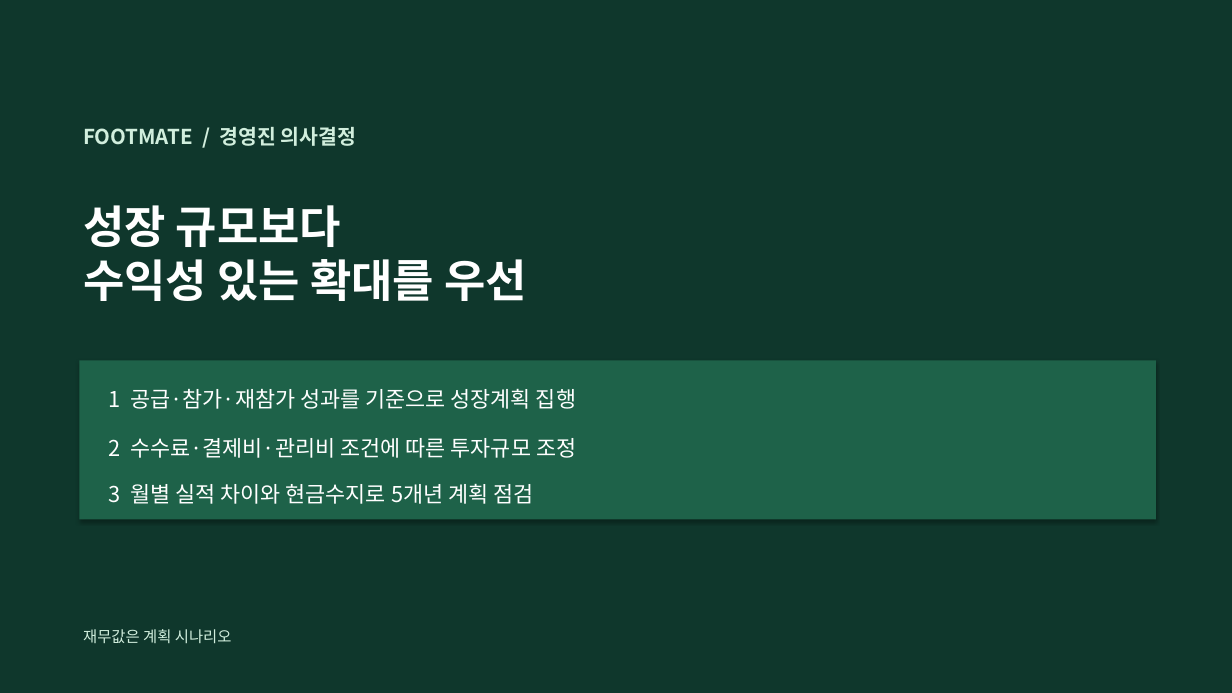
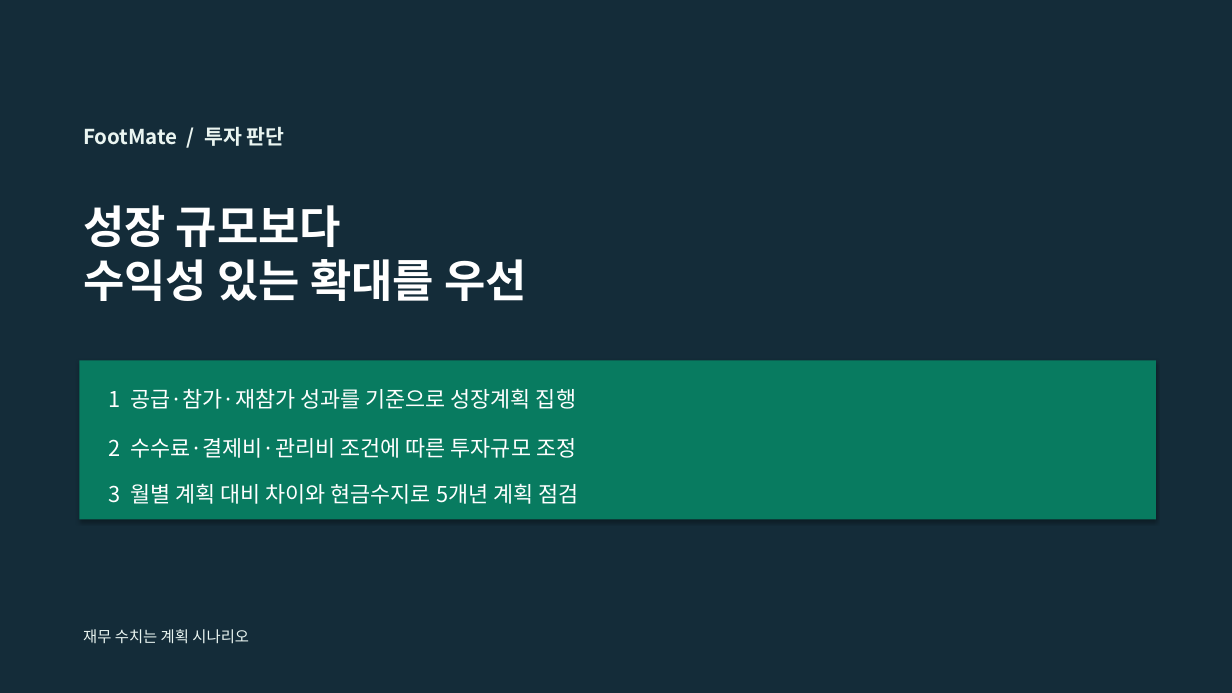
Before and after one commit to dohyunkimmm/footmate, a slide deck: slide 6 of src/case-study/downloads/footmate_5year_strategy.pptx. Drawn at 1232x693 pixels with LibreOffice and Linux fonts; fonts in the diff are those of the drawing. Boxes give left, top, right and bottom in pixels: in the first picture for what was removed or moved away, otherwise in the second. Text is boxed around its words. In the diff, an @@ line names an element or a change of style, - is before the commit and + after.

```diff
--- a/src/case-study/downloads/footmate_5year_strategy.pptx
+++ b/src/case-study/downloads/footmate_5year_strategy.pptx
@@ rectangle at [0, 0, 1232, 693]: fill #0F372C to #142C39 @@
@@ text at [83, 127, 285, 146]: text changed; text colour #D1EEDD to #EAF5F1 @@
-FOOTMATE / 경영진 의사결정
+FootMate / 투자 판단
@@ rectangle at [79, 360, 1156, 519]: fill #1E6249 to #087B60 @@
@@ text at [108, 483, 578, 504]: text changed @@
-3 월별 실적 차이와 현금수지로 5개년 계획 점검
+3 월별 계획 대비 차이와 현금수지로 5개년 계획 점검
@@ text at [83, 629, 249, 644]: text changed; text colour #D1EEDD to #EAF5F1 @@
-재무값은 계획 시나리오
+재무 수치는 계획 시나리오
```
Also in this commit, not shown: 5 other slides changed, 16 other files.
